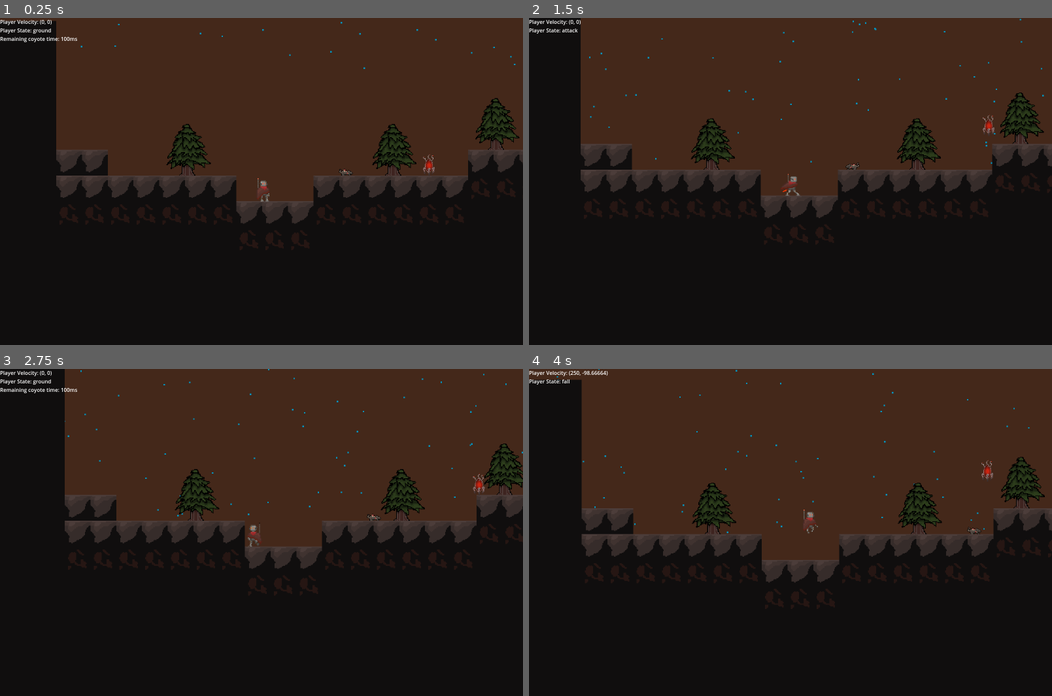
Above: before the commit, frames 1-4 (two rows, left to right).
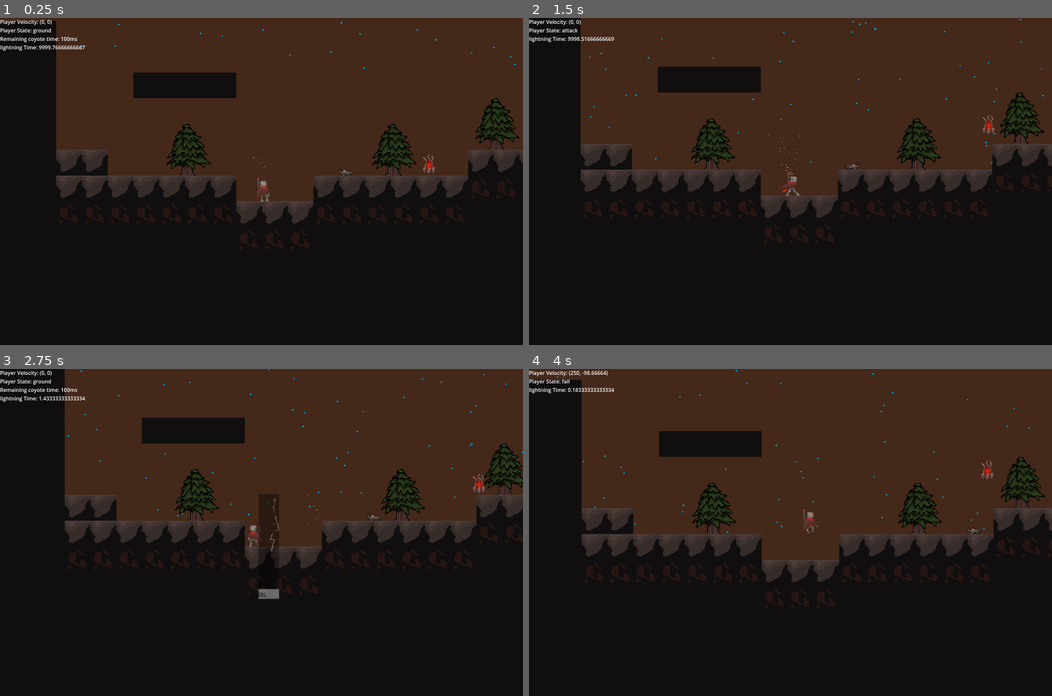
Above: after the commit, the same moments.

Repository: Rowan-Nag/Metroidvania
Game: Godot game, scene res://node_2d.tscn
Two runs of this game, one before a commit and one after it. Both use one fixed random seed, a clock stepped at 60 frames per second and the inputs below.
Inputs (mouse positions are in pixels of both pictures, inside the frame that each line leads up to):
- Up to frame 1 (0.25 s): no input
- Up to frame 2 (1.5 s): move the mouse to (905, 165) at 0.52 s; hold D (Right) from 0.53 s (still down); click (905, 165) at 0.6 s; tap Space (Jump) at 0.77 s; move the mouse to (685, 197) at 1.27 s; tap Shift (Dash) at 1.35 s
- Up to frame 3 (2.75 s): tap Space (Jump) at 1.52 s; move the mouse to (313, 460) at 2.02 s; release D (Right) at 2.03 s; hold A (Left) from 2.03 s (still down); right-click (313, 460) at 2.1 s
- Up to frame 4 (4 s): move the mouse to (764, 597) at 2.77 s; release A (Left) at 2.78 s; hold D (Right) from 2.78 s (still down); tap Q (Shield) at 2.85 s; tap Space (Jump) at 3.02, 3.77 s; move the mouse to (947, 581) at 3.52 s; click (947, 581) at 3.6 s

The runs differ from the first frame. In frame 1, 1.7% of the frame differs, in the area x 0-51%, y 8-52%; in frame 2, 1.7%; in frame 3, 2.4%, in the area x 0-61%, y 8-71%; in frame 4, 1.7%.

Commit message:
lighnitng rod

Diff:
--- /dev/null
+++ b/Particles/lightning_particles.tscn
@@ -0,0 +1,16 @@
+[gd_scene load_steps=2 format=3 uid="uid://bs2ouo4fisdgb"]
+
+[ext_resource type="Script" path="res://Particles/selfTerminating_CPUParticle.gd" id="1_fcwlw"]
+
+[node name="lightningParticles" type="CPUParticles2D"]
+emitting = false
+one_shot = true
+explosiveness = 1.0
+direction = Vector2(2.08165e-12, -1)
+spread = 29.59
+gravity = Vector2(2.08165e-12, 2.08165e-12)
+initial_velocity_min = 40.53
+initial_velocity_max = 180.17
+radial_accel_min = -100.0
+radial_accel_max = -100.0
+script = ExtResource("1_fcwlw")
--- /dev/null
+++ b/lightningRodController.gd
@@ -0,0 +1,48 @@
+extends Node
+
+@onready var lightning : AnimatedSprite2D = $lightningSprite
+@onready var lightningTimer : Timer = $lightningTimer
+@onready var ceilingChecker : RayCast2D = $ceilingChecker
+
+var lightningParticles = preload("res://Particles/lightning_particles.tscn")
+@export var lightningInterval : float = 2
+
+# Called when the node enters the scene tree for the first time.
+func _ready():
+	pass # Replace with function body.
+
+
+# Called every frame. 'delta' is the elapsed time since the previous frame.
+func _physics_process(delta):
+	Global.set_debug_text("lightning Time: " + str(lightningTimer.time_left))
+	if(lightningTimer.is_stopped()):
+
+		prep_lightning_strike(0.2, 10) # 4 warnings spaced 1s apart
+		lightningTimer.start(10000)
+
+
+func prep_lightning_strike(interval : float, warnings : int):
+	var sparks = warnings
+	while(sparks >= 1):
+		var lp = lightningParticles.instantiate()
+		lp.position = Global.player.position
+		lp.emitting = true
+		add_child(lp)
+		await get_tree().create_timer(interval).timeout
+		#print("warning")
+		sparks -=1
+	lightning_strike(Global.player.position)
+	lightningTimer.start(lightningInterval)
+
+func get_player_cover():
+	ceilingChecker.position = Global.player.position
+	ceilingChecker.position.y -= 300 # move it above player
+	ceilingChecker.force_raycast_update()
+	return ceilingChecker.get_collision_point()
+
+func lightning_strike(pos):
+	lightning.position = get_player_cover()
+	lightning.visible = true
+	lightning.play("default")
+	await lightning.animation_finished
+	lightning.visible = false
--- /dev/null
+++ b/lightning_rod.tscn
@@ -0,0 +1,98 @@
+[gd_scene load_steps=14 format=3 uid="uid://ueyio4tyd1sw"]
+
+[ext_resource type="Script" path="res://lightningRodController.gd" id="1_j6ucy"]
+[ext_resource type="Texture2D" uid="uid://7awvsrpa7lu0" path="res://Sprites/lightning_placeholder.webp" id="2_1nbmr"]
+
+[sub_resource type="AtlasTexture" id="AtlasTexture_oiikt"]
+atlas = ExtResource("2_1nbmr")
+region = Rect2(43, 66, 42, 214)
+
+[sub_resource type="AtlasTexture" id="AtlasTexture_u57iu"]
+atlas = ExtResource("2_1nbmr")
+region = Rect2(85, 66, 42, 214)
+
+[sub_resource type="AtlasTexture" id="AtlasTexture_10cxe"]
+atlas = ExtResource("2_1nbmr")
+region = Rect2(127, 66, 42, 214)
+
+[sub_resource type="AtlasTexture" id="AtlasTexture_ctyc8"]
+atlas = ExtResource("2_1nbmr")
+region = Rect2(169, 66, 42, 214)
+
+[sub_resource type="AtlasTexture" id="AtlasTexture_nvih4"]
+atlas = ExtResource("2_1nbmr")
+region = Rect2(211, 66, 42, 214)
+
+[sub_resource type="AtlasTexture" id="AtlasTexture_k08aq"]
+atlas = ExtResource("2_1nbmr")
+region = Rect2(253, 66, 42, 214)
+
+[sub_resource type="AtlasTexture" id="AtlasTexture_b8k8v"]
+atlas = ExtResource("2_1nbmr")
+region = Rect2(337, 66, 42, 214)
+
+[sub_resource type="AtlasTexture" id="AtlasTexture_2nx7r"]
+atlas = ExtResource("2_1nbmr")
+region = Rect2(379, 66, 42, 214)
+
+[sub_resource type="AtlasTexture" id="AtlasTexture_dhixw"]
+atlas = ExtResource("2_1nbmr")
+region = Rect2(421, 66, 42, 214)
+
+[sub_resource type="AtlasTexture" id="AtlasTexture_wwsh4"]
+atlas = ExtResource("2_1nbmr")
+region = Rect2(295, 66, 42, 214)
+
+[sub_resource type="SpriteFrames" id="SpriteFrames_gmdhw"]
+animations = [{
+"frames": [{
+"duration": 1.0,
+"texture": SubResource("AtlasTexture_oiikt")
+}, {
+"duration": 1.0,
+"texture": SubResource("AtlasTexture_u57iu")
+}, {
+"duration": 1.0,
+"texture": SubResource("AtlasTexture_10cxe")
+}, {
+"duration": 1.0,
+"texture": SubResource("AtlasTexture_ctyc8")
+}, {
+"duration": 1.0,
+"texture": SubResource("AtlasTexture_nvih4")
+}, {
+"duration": 1.0,
+"texture": SubResource("AtlasTexture_k08aq")
+}, {
+"duration": 1.0,
+"texture": SubResource("AtlasTexture_b8k8v")
+}, {
+"duration": 1.0,
+"texture": SubResource("AtlasTexture_2nx7r")
+}, {
+"duration": 1.0,
+"texture": SubResource("AtlasTexture_dhixw")
+}, {
+"duration": 1.0,
+"texture": SubResource("AtlasTexture_wwsh4")
+}],
+"loop": false,
+"name": &"default",
+"speed": 10.0
+}]
+
+[node name="lightning_rod" type="Node"]
+script = ExtResource("1_j6ucy")
+
+[node name="lightningSprite" type="AnimatedSprite2D" parent="."]
+visible = false
+modulate = Color(1, 1, 1, 0.376471)
+sprite_frames = SubResource("SpriteFrames_gmdhw")
+frame_progress = 0.204972
+offset = Vector2(-3.36, 2.08165e-12)
+
+[node name="lightningTimer" type="Timer" parent="."]
+one_shot = true
+
+[node name="ceilingChecker" type="RayCast2D" parent="."]
+target_position = Vector2(2.08165e-12, 300)
--- a/node_2d.tscn
+++ b/node_2d.tscn
@@ -1,6 +1,7 @@
-[gd_scene load_steps=31 format=3 uid="uid://dvwp3gyt6qtdc"]
+[gd_scene load_steps=34 format=3 uid="uid://dvwp3gyt6qtdc"]
 
 [ext_resource type="Texture2D" uid="uid://dh07y0gkmbou7" path="res://Sprites/Tiles/mountainTiles.png" id="2_gcxgv"]
+[ext_resource type="Texture2D" uid="uid://booq60j6bjl03" path="res://Sprites/Tiles/steppegrasstile.png" id="2_jls8h"]
 [ext_resource type="PackedScene" uid="uid://cta7vnl86huxp" path="res://player.tscn" id="3_7chte"]
 [ext_resource type="Texture2D" uid="uid://d4hdlevqc1qdw" path="res://Sprites/Tiles/treeprop01.png" id="3_aqdhh"]
 [ext_resource type="Script" path="res://Scripts/StateMachine.gd" id="5_xa24y"]
@@ -8,6 +9,7 @@
 [ext_resource type="Texture2D" uid="uid://cvplq1unqx155" path="res://Sprites/idleTick.png" id="7_afuxq"]
 [ext_resource type="PackedScene" uid="uid://b7gxparcwu871" path="res://Enemies/enemy_contact_damage.tscn" id="8_718tb"]
 [ext_resource type="Script" path="res://Scripts/Enemies/Enemy.gd" id="13_fdn5j"]
+[ext_resource type="PackedScene" uid="uid://ueyio4tyd1sw" path="res://lightning_rod.tscn" id="14_o306r"]
 [ext_resource type="Script" path="res://Scripts/DebugUI.gd" id="16_we7n4"]
 [ext_resource type="Texture2D" uid="uid://qxsqpdenonfa" path="res://Sprites/ratcapidle.png" id="17_n7u6j"]
 [ext_resource type="Script" path="res://Scripts/Enemies/EnemyPatrolState.gd" id="18_xtxc6"]
@@ -18,6 +20,13 @@
 
 [sub_resource type="TileMapPattern" id="TileMapPattern_jg51p"]
 tile_data = PackedInt32Array(0, 4, 0, 65536, 4, 2, 131072, 4, 1)
+
+[sub_resource type="TileSetAtlasSource" id="TileSetAtlasSource_r78le"]
+texture = ExtResource("2_jls8h")
+texture_region_size = Vector2i(32, 32)
+0:0/0 = 0
+0:0/0/physics_layer_0/linear_velocity = Vector2(0, 0)
+0:0/0/physics_layer_0/angular_velocity = 0.0
 
 [sub_resource type="TileSetAtlasSource" id="TileSetAtlasSource_ewynh"]
 texture = ExtResource("2_gcxgv")
@@ -58,6 +67,7 @@
 physics_layer_0/collision_mask = 0
 sources/4 = SubResource("TileSetAtlasSource_ewynh")
 sources/6 = SubResource("TileSetAtlasSource_qg8ng")
+sources/1 = SubResource("TileSetAtlasSource_r78le")
 tile_proxies/coords_level = [[1, Vector2i(0, 0)], [4, Vector2i(0, 0)], [2, Vector2i(0, 0)], [4, Vector2i(0, 1)], [3, Vector2i(0, 0)], [4, Vector2i(0, 2)]]
 pattern_0 = SubResource("TileMapPattern_dm770")
 pattern_1 = SubResource("TileMapPattern_jg51p")
@@ -184,7 +194,7 @@
 tile_set = SubResource("TileSet_lwr50")
 rendering_quadrant_size = 128
 format = 2
-layer_0/tile_data = PackedInt32Array(65534, 4, 0, 131070, 4, …(3550 unchanged characters)… 8, 4, 0, -7, 4, 0, 65552, 4, 1, 16, 4, 1)
+layer_0/tile_data = PackedInt32Array(65534, 4, 0, 131070, 4, …(3550 unchanged characters)… 8, 4, 0, -7, 4, 0, 65552, 4, 1, 16, 4, 1, -196613, 4, 1, -196612, 4, 1, -196611, 4, 1, -196610, 4, 1)
 
 [node name="Player" parent="Game" instance=ExtResource("3_7chte")]
 scale = Vector2(0.693916, 0.618343)
@@ -272,3 +282,5 @@
 
 [node name="chase" type="Node" parent="Game/RatCapEnemy/state_machine"]
 script = ExtResource("19_i8cm7")
+
+[node name="lightning_rod" parent="Game" instance=ExtResource("14_o306r")]
Binary file added: Sprites/lightning_placeholder.webp
Not shown, added: Sprites/lightning_placeholder.webp.import
